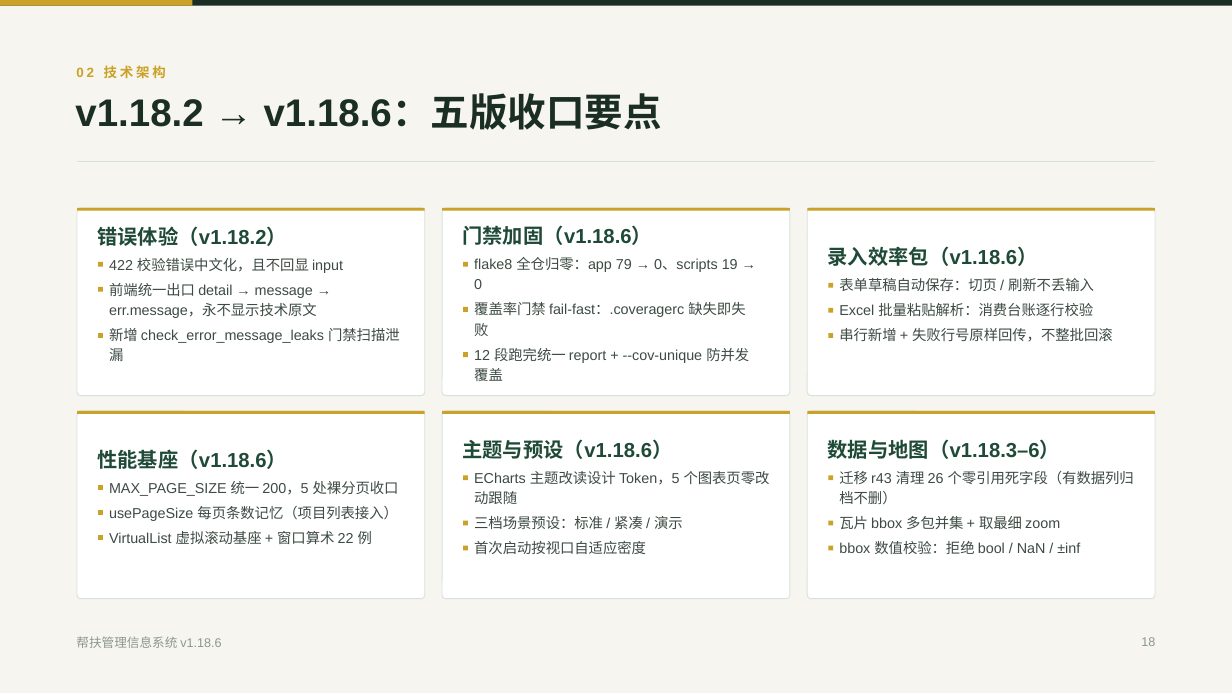
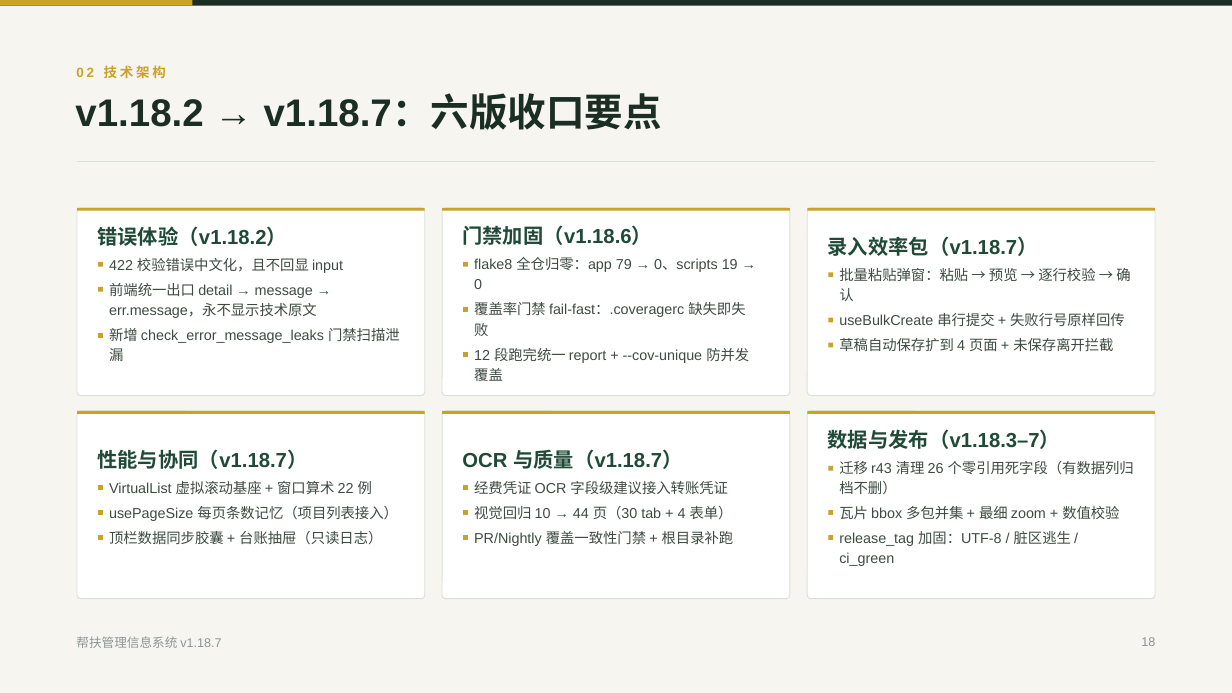
Before and after one commit to lzh745200/MRRS, a slide deck: slide 18 of docs/帮扶管理信息系统介绍.pptx. Drawn at 1232x693 pixels with LibreOffice and Linux fonts; fonts in the diff are those of the drawing. Boxes give left, top, right and bottom in pixels: in the first picture for what was removed or moved away, otherwise in the second. Text is boxed around its words. In the diff, an @@ line names an element or a change of style, - is before the commit and + after.

```diff
--- a/docs/帮扶管理信息系统介绍.pptx
+++ b/docs/帮扶管理信息系统介绍.pptx
@@ text at (75, 96, 662, 130): text changed @@
-v1.18.2 → v1.18.6：五版收口要点
+v1.18.2 → v1.18.7：六版收口要点
@@ text at (828, 236, 1038, 256): text changed @@
-录入效率包（v1.18.6）
+录入效率包（v1.18.7）
@@ text at (839, 268, 1130, 281): text changed @@
-表单草稿自动保存：切页 / 刷新不丢输入
+批量粘贴弹窗：粘贴 → 预览 → 逐行校验 → 确
@@ text at (839, 313, 1125, 326): text changed @@
-串行新增 + 失败行号原样回传，不整批回滚
+useBulkCreate 串行提交 + 失败行号原样回传
@@ 3 rectangles: place and size @@
-3 rectangles at (463, 308, 834, 481)
+3 rectangles at (463, 318, 834, 490)
@@ text at (97, 449, 307, 469): text changed @@
-性能基座（v1.18.6）
+性能与协同（v1.18.7）
@@ text at (462, 449, 682, 469): text changed @@
-主题与预设（v1.18.6）
+OCR 与质量（v1.18.7）
@@ text at (828, 429, 1061, 449): text changed @@
-数据与地图（v1.18.3–6）
+数据与发布（v1.18.3–7）
@@ text "VirtualList 虚拟滚动基座 + 窗口算术 22 ...": place and size @@
-text "VirtualList 虚拟滚动基座 + 窗口算术 22 ..." at (109, 531, 372, 544)
+text "VirtualList 虚拟滚动基座 + 窗口算术 22 ..." at (109, 481, 372, 494)
@@ text at (474, 506, 733, 519): text changed @@
-三档场景预设：标准 / 紧凑 / 演示
+视觉回归 10 → 44 页（30 tab + 4 表单）
@@ group removed at (109, 303, 1093, 504): 4 texts @@
-Excel 批量粘贴解析：消费台账逐行校验
-MAX_PAGE_SIZE 统一 200，5 处裸分页收口
-ECharts 主题改读设计 Token，5 个图表页零改
-动跟随
@@ text at (839, 506, 1119, 519): text changed @@
-瓦片 bbox 多包并集 + 取最细 zoom
+瓦片 bbox 多包并集 + 最细 zoom + 数值校验
@@ text at (474, 531, 734, 546): text changed @@
-首次启动按视口自适应密度
+PR/Nightly 覆盖一致性门禁 + 根目录补跑
@@ 6 rectangles, 2 texts: place and size @@
-6 rectangles, 2 texts at (463, 283, 1134, 551)
+6 rectangles, 2 texts at (463, 273, 1134, 540)
@@ text at (839, 531, 1071, 546): text changed @@
-bbox 数值校验：拒绝 bool / NaN / ±inf
+release_tag 加固：UTF-8 / 脏区逃生 /
@@ group added at (109, 288, 1113, 566): 5 texts @@
+认
+草稿自动保存扩到 4 页面 + 未保存离开拦截
+顶栏数据同步胶囊 + 台账抽屉（只读日志）
+经费凭证 OCR 字段级建议接入转账凭证
+ci_green
@@ text at (76, 636, 221, 648): text changed @@
-帮扶管理信息系统 v1.18.6
+帮扶管理信息系统 v1.18.7
```
Also in this commit, not shown: 49 other slides changed, 17 other files.
